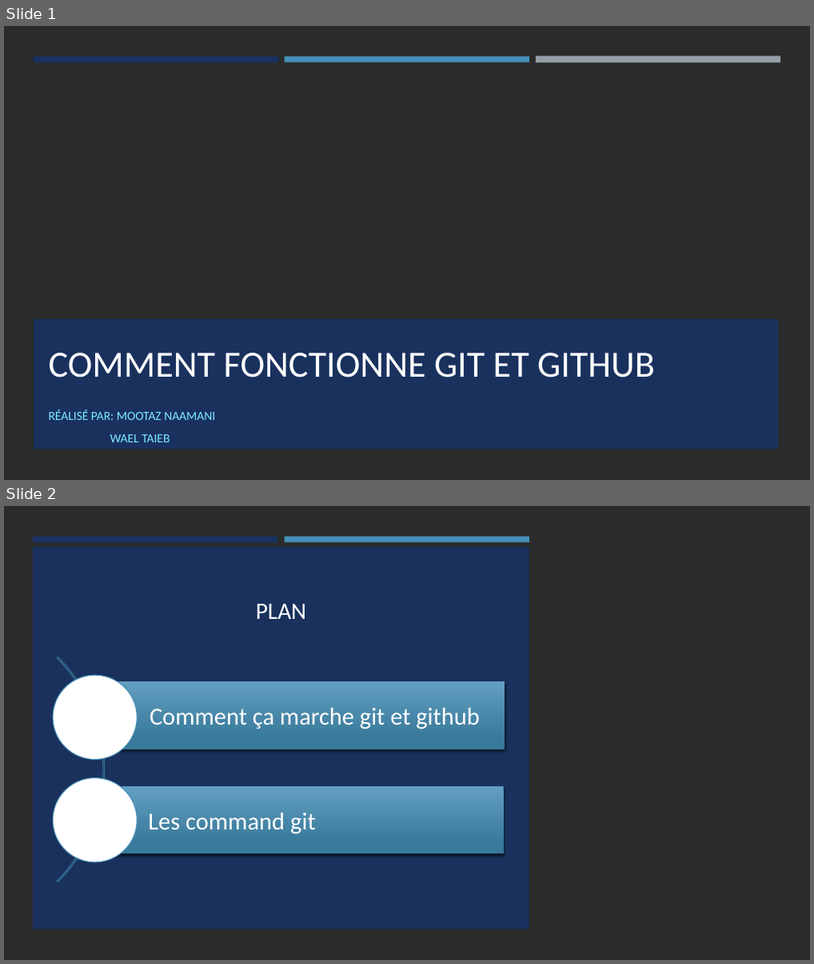
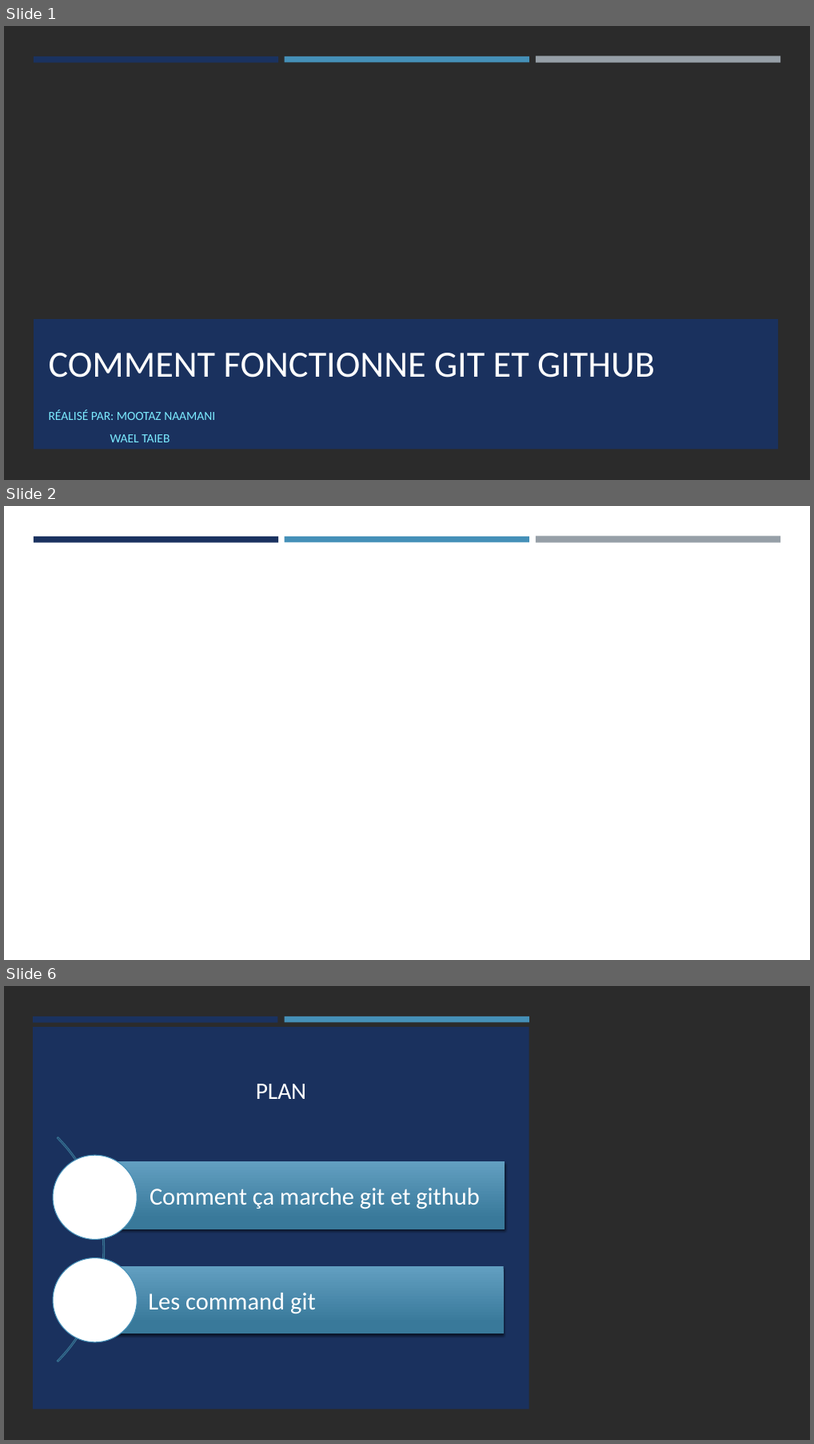
Before and after one commit to mootaznoomani/mdw2023, a slide deck: git&github.pptx. Shown one above the other, each under a label of ours: slides 1 and 2 before the commit, slides 1, 2 and 6 after it; the slides between them are not shown. The pictures are 814x964 and 814x1444 pixels, drawn with LibreOffice and Linux fonts; fonts in the diff are those of the drawing; background and template pictures are left out; a plain dark background stands for a picture behind light text. Boxes give left, top, right and bottom in pixels: in the first picture for what was removed or moved away, otherwise in the second. Text is boxed around its words. In the diff, an @@ line names an element or a change of style, - is before the commit and + after.

```diff
--- a/git&github.pptx
+++ b/git&github.pptx
@@ slide 2 added at box(4, 506, 810, 960), background #FFFFFF @@
@@ rectangle added at box(34, 536, 278, 542), fill #1A3260 @@
@@ rectangle added at box(285, 536, 530, 542), fill #4590B8 @@
@@ rectangle added at box(536, 536, 781, 543), fill #969FA7 @@
@@ what was slide 2 is now slide 6 @@
```
Also in this commit, not shown: 3 other slides added.
